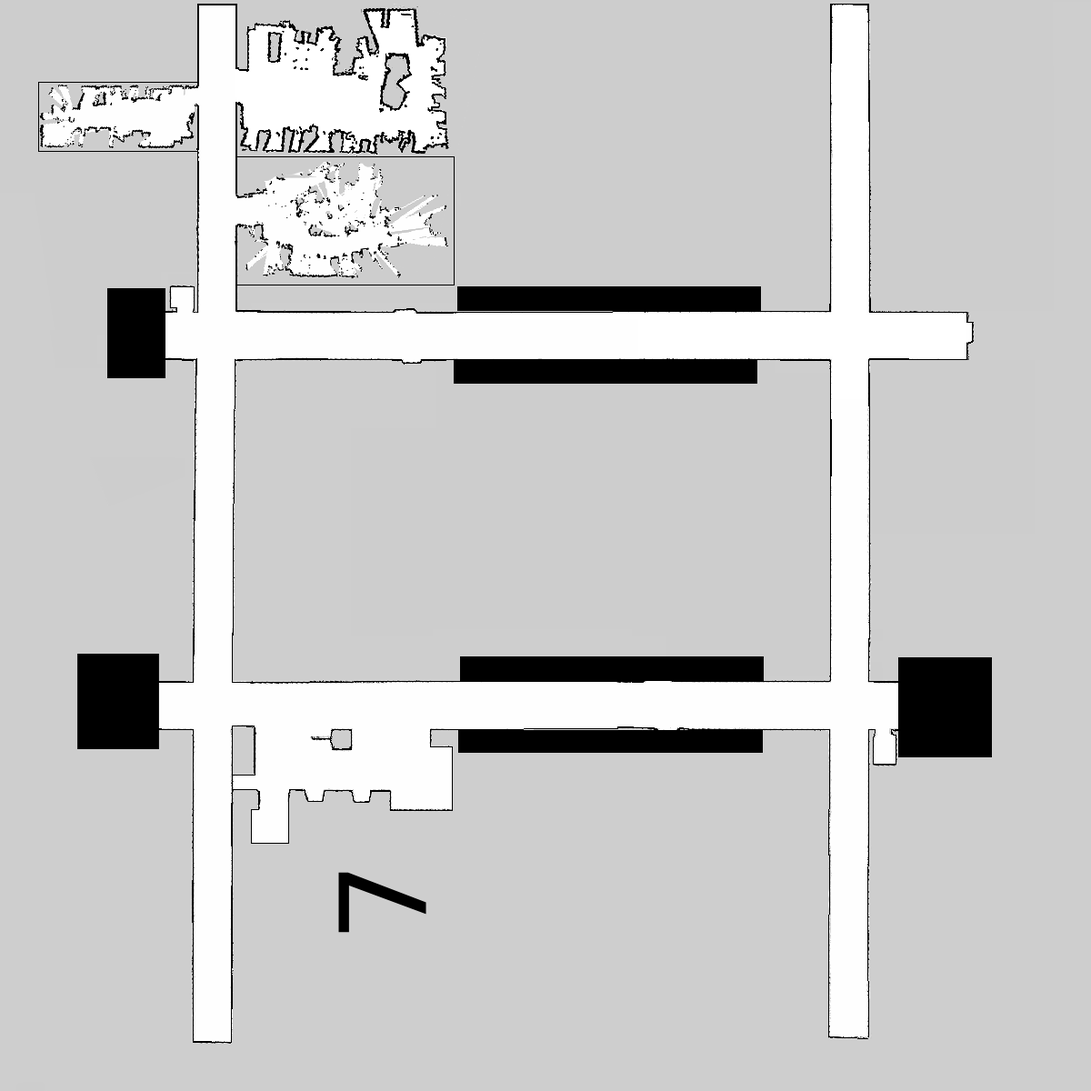
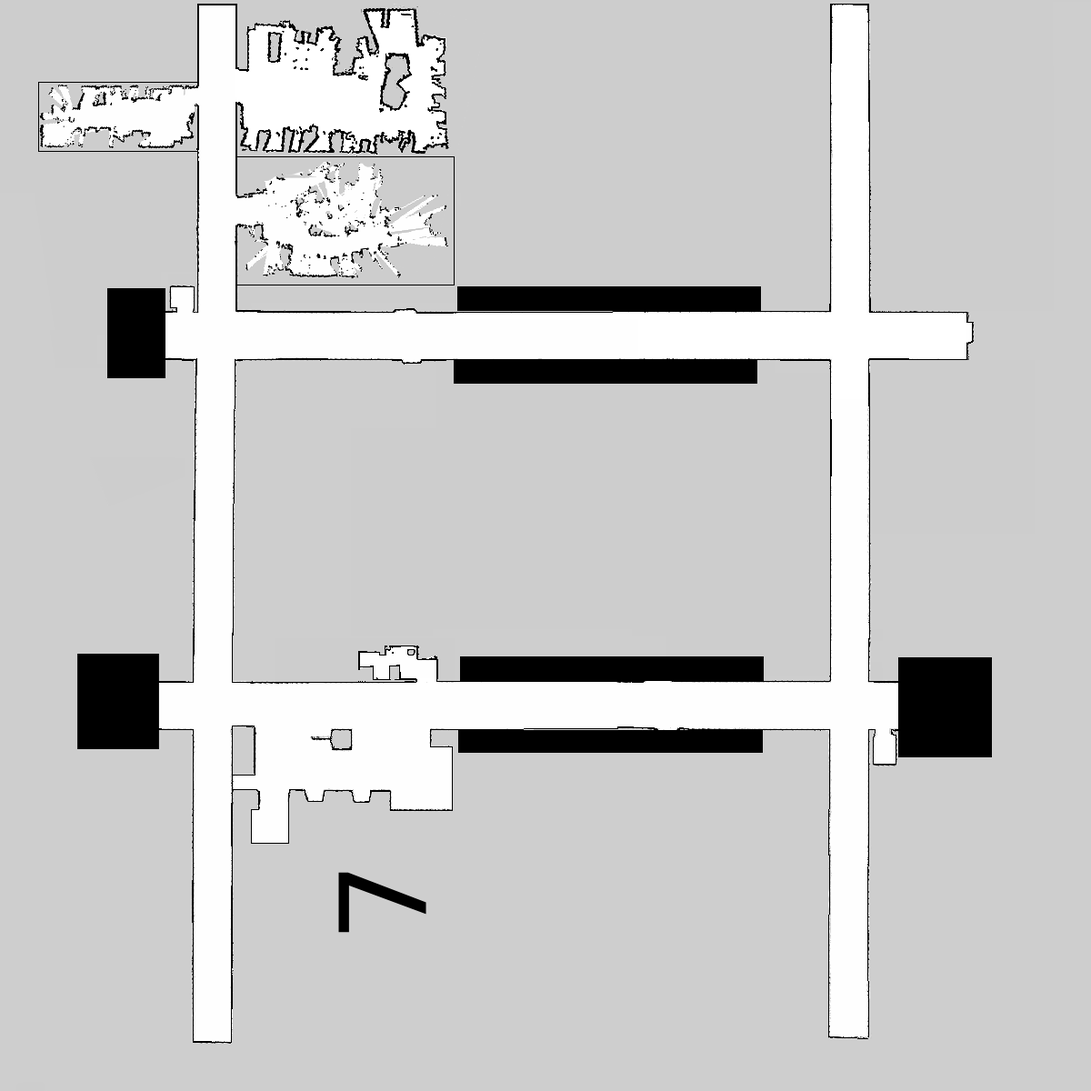
Layered file, before and after one edit (w=1091, h=1091). Changes by layer:
painted on "eng2-7f-0.05.pgm" over [275,645,439,684]
